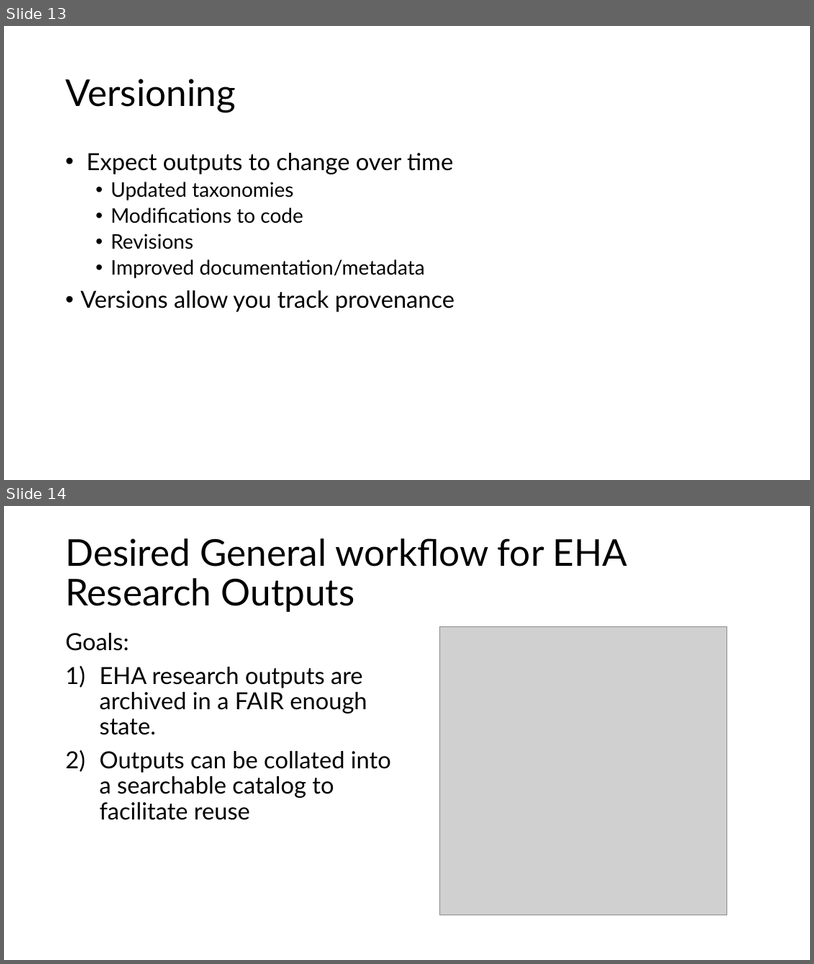
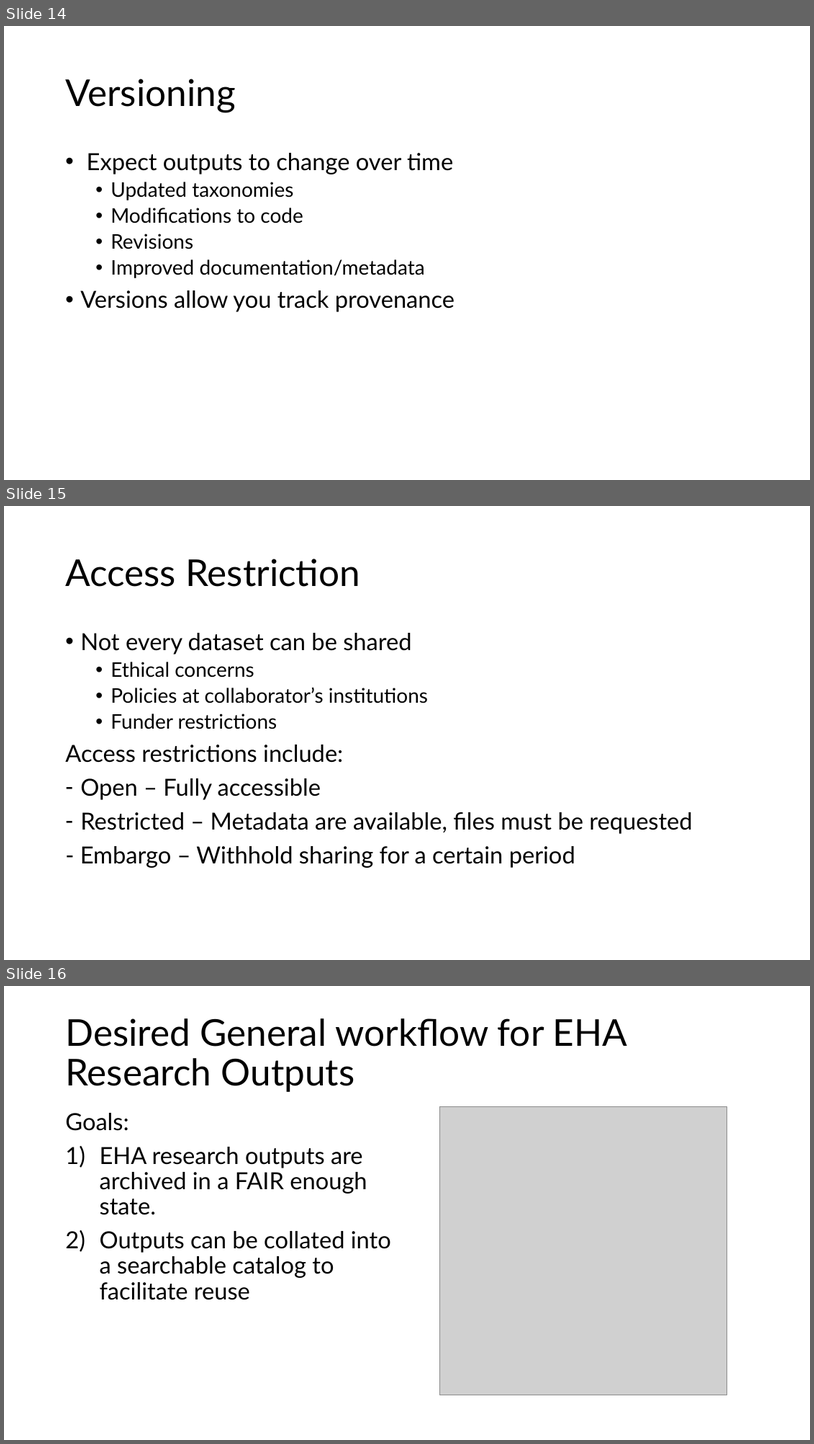
Before and after one commit to ecohealthalliance/building-blocks-of-reproducibility, a slide deck: talks/long_term_data_storage.pptx. Shown one above the other, each under a label of ours: slides 13 and 14 before the commit, slides 14, 15 and 16 after it. The pictures are 814x964 and 814x1444 pixels, drawn with LibreOffice and Linux fonts; fonts in the diff are those of the drawing; grey boxes stand for pictures; background and template pictures are left out. Boxes give left, top, right and bottom in pixels: in the first picture for what was removed or moved away, otherwise in the second. Text is boxed around its words. In the diff, an @@ line names an element or a change of style, - is before the commit and + after.

```diff
--- a/talks/long_term_data_storage.pptx
+++ b/talks/long_term_data_storage.pptx
@@ slide 15 added at (4, 506, 810, 960), background #FFFFFF @@
@@ title added at (65, 559, 360, 587), 44 pt, text #000000 @@
+Access Restriction
@@ text added at (65, 633, 692, 867), 28 pt, text #000000 @@
+• Not every dataset can be shared
+  • Ethical concerns
+  • Policies at collaborator’s institutions
+  • Funder restrictions
+Access restrictions include:
+– Open – Fully accessible
+– Restricted – Metadata are available, files must be requested
+- Embargo – Withhold sharing for a certain period
@@ what was slide 13 is now slide 14 @@
@@ what was slide 14 is now slide 16 @@
```
Also in this commit, not shown: 1 other slide added.
